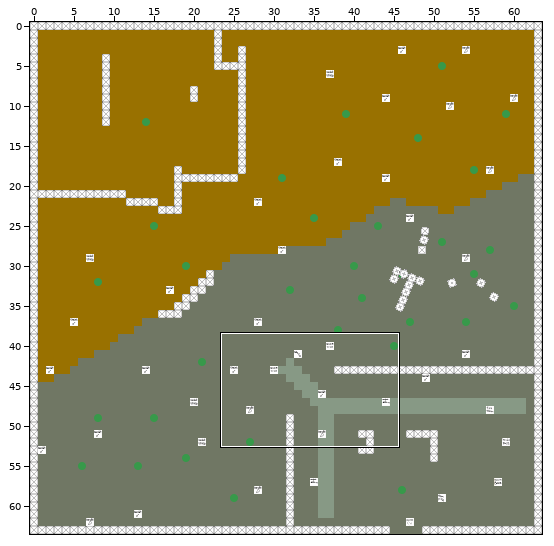
Tiled map, stored at res/map.tmx. The picture above shows the old version from afar; the outline marks the close-up.
Close-up. Before the edit:
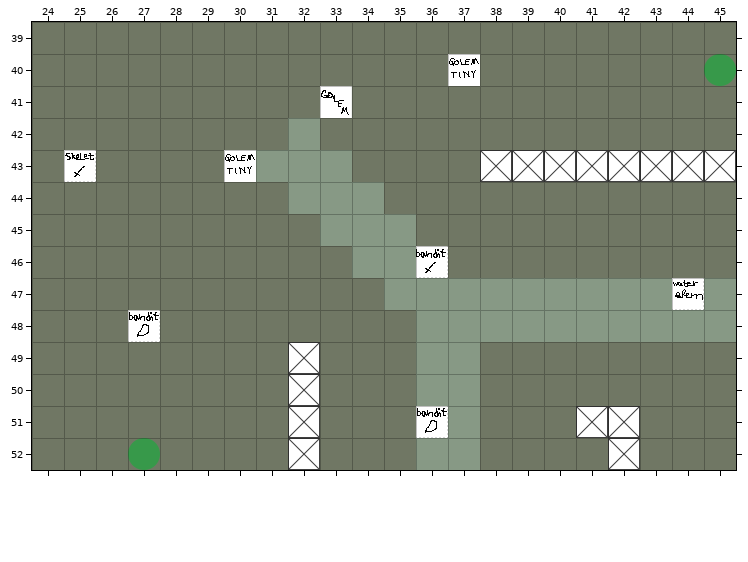
Cells are 32x32 px. Shown: x 24..45, y 39..52. The commit also changed other parts of the map, which this record leaves out.
New version:
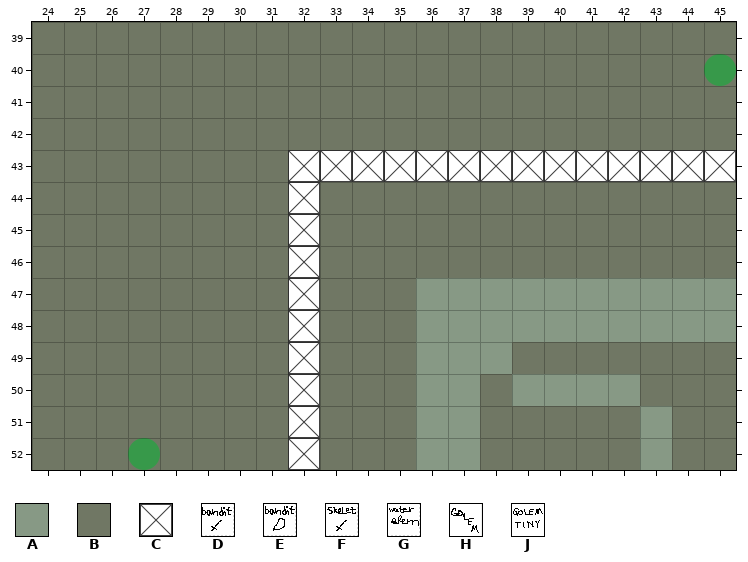
Key: from "tiles": A 0, B 1, C 5 "stonewall", D 8 "banditsword", E 9 "banditarcher", F 10 "skeletsword", G 15 "waterelemental", H 16 "golem", J 17 "golemtiny".
_ is an empty cell, # one hidden under a higher layer.
Tiles replaced or removed in this view: A, B, C, D, E, F, G, H, J.
What changed:
Changed rows in their new state; . is an unchanged cell.
Layer "Tiles":
first column x 31:
42 .B...........
43 B##..........
44 .#BB.........
45 ..BBB........
46 ...BBB.......
47 ....B........
49 .......A.....
50 ........AAAA.
51 ............A
52 ............A
Layer "Obstacles":
first column x 32:
43 CCCCCC.....
44 C..........
45 C..........
46 C..........
47 C..........
48 C..........
51 .........__
52 .........._
Layer "Objects":
first column x 25:
40 ............_.......
41 ........_...........
43 _...._..............
46 ..........._........
47 ..................._
48 .._.................
51 ..........._........
Pixel boxes of the changes (left, top, right, bottom) in both close-ups:
removed: (448, 54, 480, 86)
changed: (224, 86, 480, 342)
removed: (64, 150, 96, 182)
removed: (672, 278, 704, 310)
removed: (128, 310, 160, 342)
changed: (480, 342, 672, 470)
removed: (416, 406, 448, 438)
